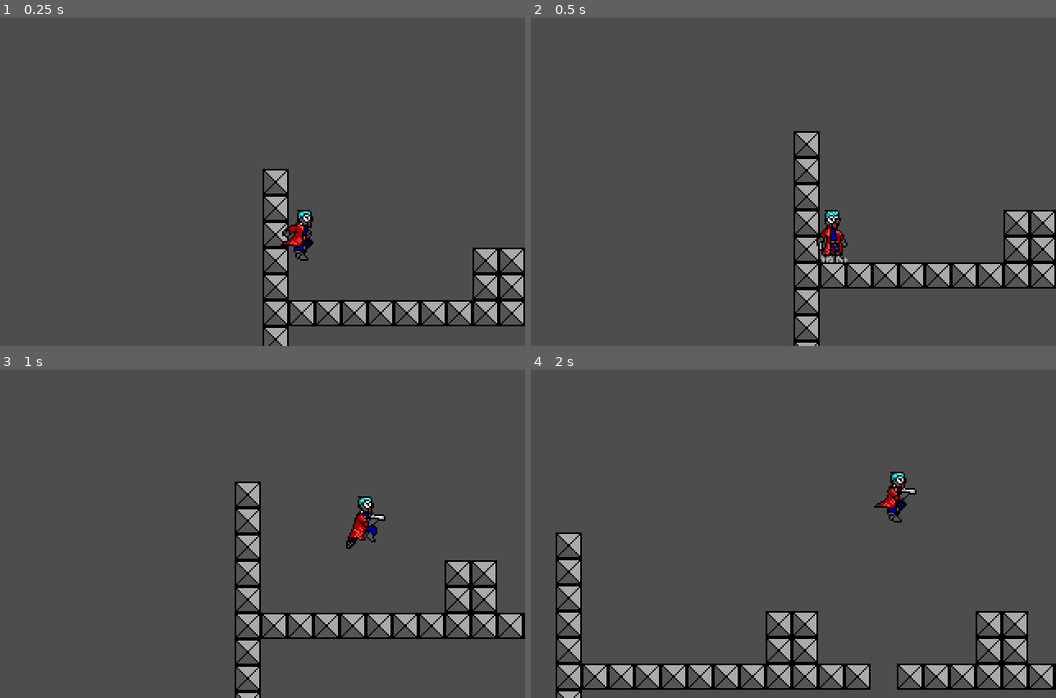
Above: before the commit, frames 1-4 (two rows, left to right).
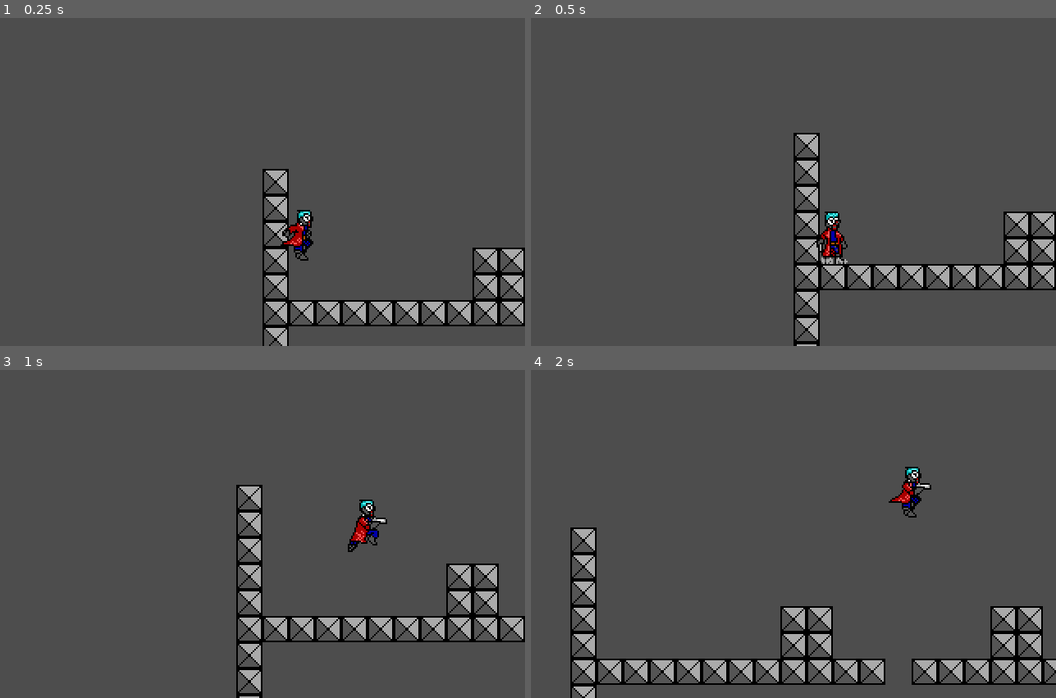
Above: after the commit, the same moments.

Repository: jucarave/nullfire
Game: Godot game, scene res://scenes/test_scene.tscn
Same seed, same stepped clock (60 frames per second), same inputs: the game is played once before the commit and once after it. The project has no main scene, so this scene is started directly.
Inputs:
- Up to frame 1 (0.25 s): no input
- Up to frame 2 (0.5 s): no input
- Up to frame 3 (1 s): hold Right (right) from 0.53 s (still down); tap A (shoot) at 0.6 s; tap D (jump) at 0.77 s
- Up to frame 4 (2 s): keep holding Right (right); tap A (shoot) at 1.35 s; tap D (jump) at 1.52 s

Frame 1 is identical in both runs. In frame 2, 3.2% of the frame differs, in the area x 50-100%, y 34-100%; in frame 3, 5.3%; in frame 4, 13%, in the area x 4-100%, y 29-100%.

Commit message:
fix: camera subpixeling position
It's not so good for pixel art games, so I'm round it's position
on the screen

Diff:
--- a/entities/camera.gd
+++ b/entities/camera.gd
@@ -13,13 +13,13 @@
 	# Follow horizontally
 	var delta_h: float = player.global_position.x - global_position.x
 	if abs(delta_h) > HORIZONTAL_DEAD_ZONE:
-		global_position.x = move_toward(global_position.x, player.global_position.x, follow_speed * delta)
+		global_position.x = round(move_toward(global_position.x, player.global_position.x, follow_speed * delta))
 
 	# Follow vertically
 	if player.is_on_floor():
 		last_platform_y = player.global_position.y
-		global_position.y = lerp(global_position.y, last_platform_y - VERTICAL_OFFSET, 0.1)
+		global_position.y = round(lerp(global_position.y, last_platform_y - VERTICAL_OFFSET, 0.1))
 	elif player.velocity.y > 0:
-		global_position.y = max(global_position.y, player.global_position.y - VERTICAL_OFFSET)
+		global_position.y = round(max(global_position.y, player.global_position.y - VERTICAL_OFFSET))
 	else:
-		global_position.y = lerp(global_position.y, last_platform_y - VERTICAL_OFFSET, 0.1)
+		global_position.y = round(lerp(global_position.y, last_platform_y - VERTICAL_OFFSET, 0.1))
Not shown, changed: design/tasks.txt
Binary file changed: sprites/dust_particles.png
